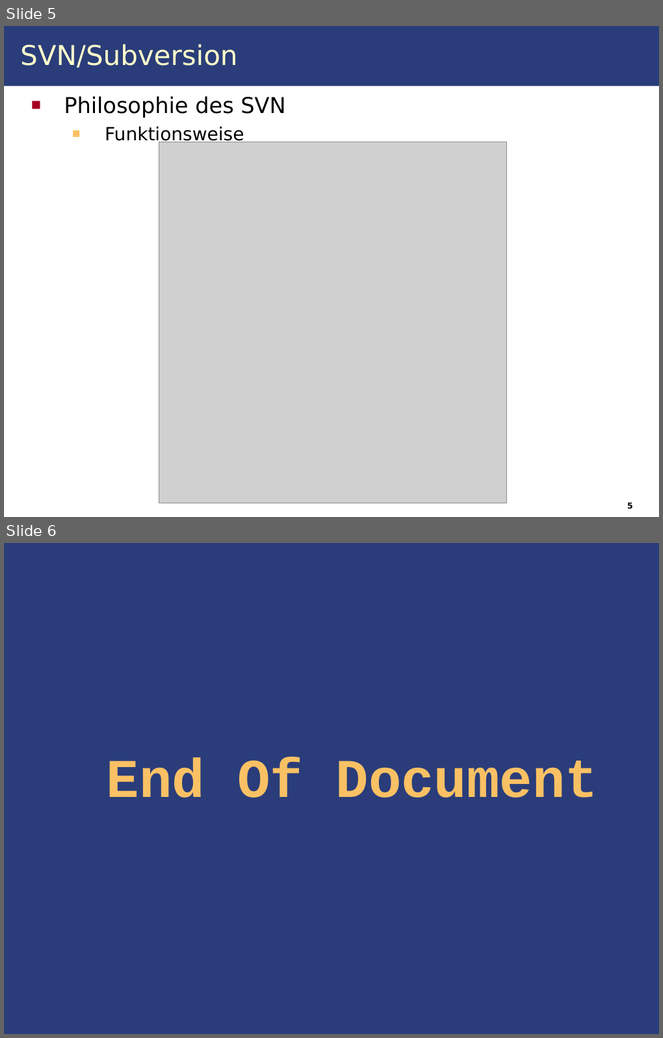
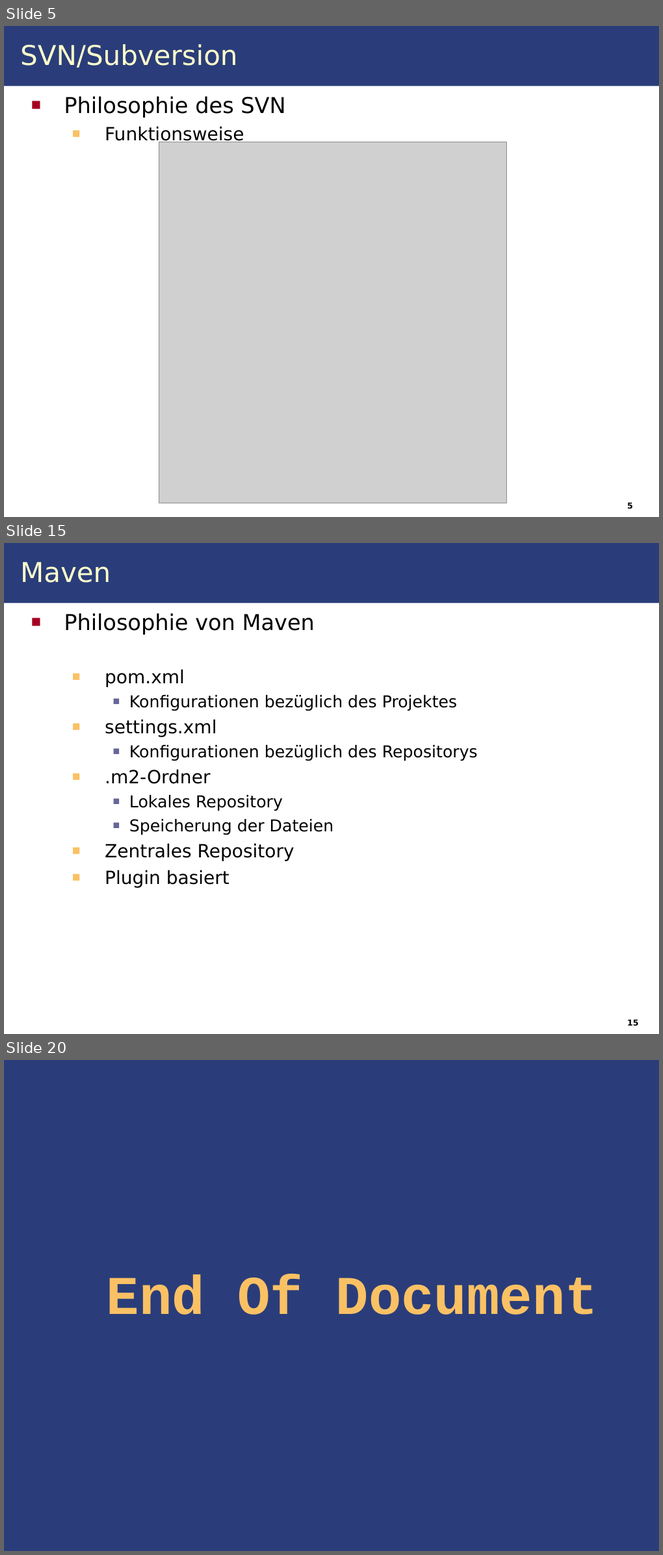
Before and after one commit to IAAS/decidr, a slide deck: seminars/at/Seminar.odp. Shown one above the other, each under a label of ours: slides 5 and 6 before the commit, slides 5, 15 and 20 after it; the slides between them are not shown. The pictures are 663x1038 and 663x1555 pixels, drawn with LibreOffice and Linux fonts; fonts in the diff are those of the drawing; grey boxes stand for pictures. Boxes give left, top, right and bottom in pixels: in the first picture for what was removed or moved away, otherwise in the second. Text is boxed around its words. In the diff, an @@ line names an element or a change of style, - is before the commit and + after.

```diff
--- a/seminars/at/Seminar.odp
+++ b/seminars/at/Seminar.odp
@@ slide 15 added at bbox=[4, 543, 659, 1034], background #FFFFFF; not listed: 1 template element that a slide beside it also shows @@
@@ title added at bbox=[20, 562, 111, 583], 30 pt, text #FFFFCC @@
+Maven
@@ text added at bbox=[64, 613, 478, 888], 18 pt, text #000000 @@
+■ Philosophie von Maven
+  ■ pom.xml
+    ■ Konfigurationen bezüglich des Projektes
+  ■ settings.xml
+    ■ Konfigurationen bezüglich des Repositorys
+  ■ .m2-Ordner
+    ■ Lokales Repository
+    ■ Speicherung der Dateien
+  ■ Zentrales Repository
+  ■ Plugin basiert
@@ page number added at bbox=[627, 1019, 639, 1026], 9 pt, text #000000, bold @@
+15
@@ what was slide 6 is now slide 20 @@
```
Also in this commit, not shown: 1 slide changed, 13 other slides added, 9 other files.
